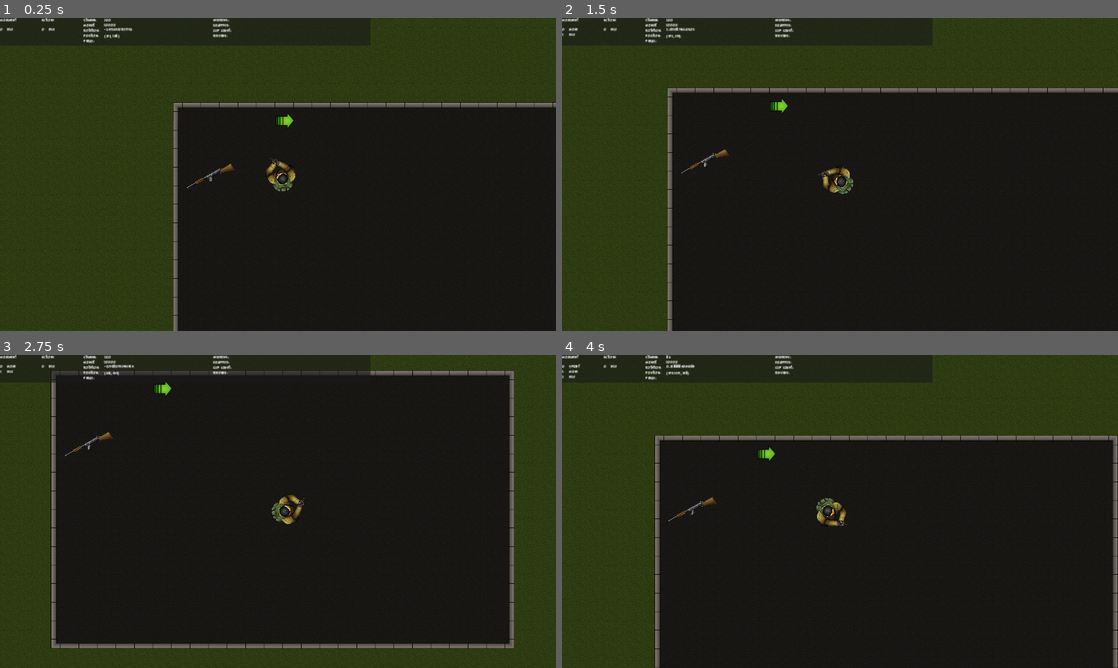
Above: before the commit, frames 1-4 (two rows, left to right).
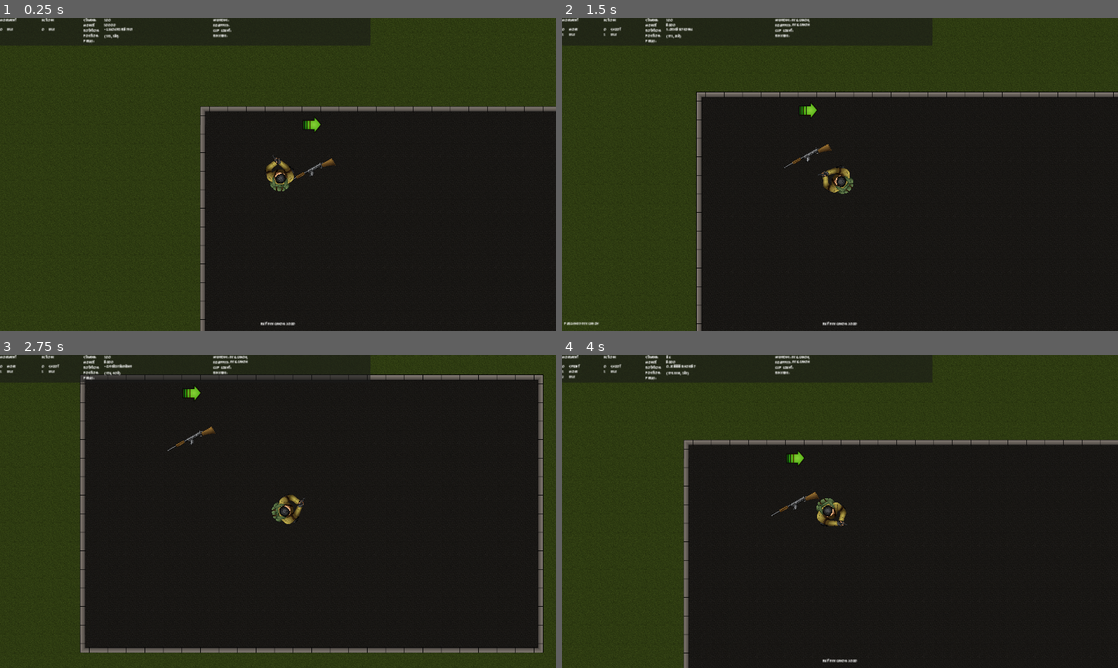
Above: after the commit, the same moments.

Repository: seffa1/ZombieGameRefactor
Game: Godot game, scene res://Main/Game.tscn
The game is run twice, just before and just after one commit, with the same random seed, the same clock (stepped at 60 frames per second) and the same inputs.
Inputs (mouse positions are in pixels of both pictures, inside the frame that each line leads up to):
- Up to frame 1 (0.25 s): no input
- Up to frame 2 (1.5 s): move the mouse to (962, 158) at 0.52 s; press the mouse at (962, 158) at 0.53 s; hold D (move_right) 0.53-1.28 s; tap F (interact) at 0.6 s; move the mouse to (728, 190) at 1.27 s; release the mouse at (728, 190) at 1.28 s; hold S (move_down) from 1.28 s (still down); click (728, 190) at 1.35 s
- Up to frame 3 (2.75 s): tap F (interact) at 1.55, 2.1 s; move the mouse to (333, 442) at 2.02 s; release S (move_down) at 2.03 s; press the mouse at (333, 442) at 2.03 s; hold D (move_right) from 2.03 s (still down)
- Up to frame 4 (4 s): move the mouse to (812, 574) at 2.77 s; release D (move_right) at 2.78 s; release the mouse at (812, 574) at 2.78 s; hold W (move_up) 2.78-3.53 s; click (812, 574) at 2.85 s; tap F (interact) at 3.05 s; move the mouse to (1006, 558) at 3.52 s; hold A (move_left) from 3.53 s (still down); hold Shift (sprint) from 3.53 s (still down); click (1006, 558) at 3.8 s

The runs differ from the first frame. In frame 1, 6.5% of the frame differs, in the area x 1-100%, y 2-100%; in frame 2, 7.5%; in frame 3, 15%, in the area x 2-98%, y 0-96%; in frame 4, 7.6%.
Error after the commit: Assertion failed: You tried to get equipped a gun when you dont have any. (res://Player/weapon_container.gd:96)

Commit message:
automatic firing not working

Diff:
--- a/Autoload/Globals.gd
+++ b/Autoload/Globals.gd
@@ -3,6 +3,11 @@
 # A reference to the player assigned in GameInitializer
 var player = null
 
-const GUN_NAMES = {
-	"DEV_CANON": "Dev Canon"
+# Stores all the information for all guns (should maybe turn this into resources?)
+# The key is what we consider the 'weapon name' and is what must match the guns that are created
+const GUN_INDEX = {
+	"DEV_CANON": {
+		"nice_name": "Dev Canon",
+		"shoot_animation": "shoot_dev_canon"
+	}
 }
--- a/Debug/player_stats.gd
+++ b/Debug/player_stats.gd
@@ -31,12 +31,10 @@
 	player_perks.text = perk_text
 
 func _on_weapon_container_player_weapons_change(weapons: Array[String]):
-	print("Updating weapon io")
 	var weapons_text = ""
 	for weapon in weapons:
 		weapons_text += weapon + ", "
 	player_weapons.text = weapons_text
 
 func _on_weapon_container_player_equipped_change(weapon_name: String):
-	print("player_equipped_change")
 	equipped.text = weapon_name
--- a/Libraries/state_machine.gd
+++ b/Libraries/state_machine.gd
@@ -23,7 +23,6 @@
 var current_state = null
 var _active = false:
 	set(value):
-		print("Settings value: " + str(value))
 		_active = value
 		set_physics_process(value)
 		set_process_input(value)
@@ -32,13 +31,11 @@
 			current_state = null
 
 func _ready():
-	print("Ready")
 	for child in get_children():
 		child.finished.connect(_change_state)
 	initialize(START_STATE)
 
 func initialize(start_state):
-	print("Initializing")
 	_active = true
 	states_stack.push_front(get_node(start_state))
 	current_state = states_stack[0]
--- a/Main/Game.tscn
+++ b/Main/Game.tscn
@@ -141,8 +141,9 @@
 purchasable_name = "Stamina Increase"
 
 [node name="WeaponBuy-DevCanon" parent="GameWorld/PurchasablesContainer" instance=ExtResource("8_ock32")]
-position = Vector2(0, 196)
+position = Vector2(255, 163)
 rotation = -0.523598
+weapon_name = "DEV_CANON"
 
 [node name="TileMap" type="TileMap" parent="GameWorld"]
 tile_set = SubResource("TileSet_oixer")
@@ -159,8 +160,8 @@
 layer_1/tile_data = PackedInt32Array(-2, 0, 0, 917502, 0, 2, 851990, 131072, 2, -65515, 65536, 0, -1, 65536, 0, -65536, …(6487 unchanged characters)…
 
 [node name="Player" parent="GameWorld" instance=ExtResource("1_kmip5")]
-position = Vector2(251, 198)
-rotation = -2.87979
+position = Vector2(151, 183)
+rotation = -0.708219
 
 [node name="Camera" type="Camera2D" parent="GameWorld"]
 position_smoothing_enabled = true
--- a/Player/Player.tscn
+++ b/Player/Player.tscn
@@ -17,13 +17,66 @@
 [ext_resource type="Texture2D" uid="uid://ctl65mm8ars0g" path="res://World/purchasables/Weapons/Pistol_01/sprites/pistol_idle/Idle_gun_000.png" id="15_jx6t7"]
 [ext_resource type="Script" path="res://Player/purchasable_detector.gd" id="16_0vxfj"]
 
+[sub_resource type="Animation" id="Animation_tvp0e"]
+length = 0.001
+tracks/0/type = "value"
+tracks/0/imported = false
+tracks/0/enabled = true
+tracks/0/path = NodePath("placeholder:modulate")
+tracks/0/interp = 1
+tracks/0/loop_wrap = true
+tracks/0/keys = {
+"times": PackedFloat32Array(0),
+"transitions": PackedFloat32Array(1),
+"update": 0,
+"values": [Color(1, 1, 1, 1)]
+}
+
+[sub_resource type="Animation" id="Animation_1lh5b"]
+resource_name = "shoot_dev_canon"
+length = 0.2
+step = 0.01
+tracks/0/type = "value"
+tracks/0/imported = false
+tracks/0/enabled = true
+tracks/0/path = NodePath("placeholder:modulate")
+tracks/0/interp = 1
+tracks/0/loop_wrap = true
+tracks/0/keys = {
+"times": PackedFloat32Array(0, 0.04, 0.16, 0.2),
+"transitions": PackedFloat32Array(1, 1, 1, 1),
+"update": 0,
+"values": [Color(1, 1, 1, 1), Color(0, 0, 0, 1), Color(0, 0, 0, 1), Color(1, 1, 1, 1)]
+}
+tracks/1/type = "method"
+tracks/1/imported = false
+tracks/1/enabled = true
+tracks/1/path = NodePath("StateMachineAction/Shoot")
+tracks/1/interp = 1
+tracks/1/loop_wrap = true
+tracks/1/keys = {
+"times": PackedFloat32Array(0.2),
+"transitions": PackedFloat32Array(1),
+"values": [{
+"args": [],
+"method": &"_on_shoot_animation_finished"
+}]
+}
+
+[sub_resource type="AnimationLibrary" id="AnimationLibrary_e50xx"]
+_data = {
+"RESET": SubResource("Animation_tvp0e"),
+"shoot_dev_canon": SubResource("Animation_1lh5b")
+}
+
 [sub_resource type="CircleShape2D" id="CircleShape2D_j0327"]
 radius = 34.0588
 
 [sub_resource type="CircleShape2D" id="CircleShape2D_nlyr0"]
-radius = 39.5601
+radius = 98.0051
 
 [node name="Player" type="CharacterBody2D"]
+self_modulate = Color(0.635294, 0.419608, 0, 1)
 z_index = 3
 collision_mask = 0
 motion_mode = 1
@@ -76,6 +129,11 @@
 [node name="WeaponContainer" type="Node2D" parent="."]
 script = ExtResource("14_qrq3y")
 
+[node name="AnimationPlayer" type="AnimationPlayer" parent="."]
+libraries = {
+"": SubResource("AnimationLibrary_e50xx")
+}
+
 [node name="placeholder" type="Sprite2D" parent="."]
 position = Vector2(1.19209e-07, 2.38419e-07)
 rotation = -1.5708
@@ -92,7 +150,7 @@
 script = ExtResource("16_0vxfj")
 
 [node name="InteractionZone" type="CollisionShape2D" parent="PurchasableDetector"]
-position = Vector2(26, 6)
+position = Vector2(21, 2)
 shape = SubResource("CircleShape2D_nlyr0")
 debug_color = Color(0.607843, 0.364706, 1, 0.419608)
 
--- a/Player/player.gd
+++ b/Player/player.gd
@@ -21,6 +21,7 @@
 # Nodes
 @onready var camera_transform = $CameraTransform
 @onready var weapon_container = $WeaponContainer
+@onready var animation_player = $AnimationPlayer
 
 # Constants
 @export var STARTING_MONEY: int = 10000
@@ -44,7 +45,6 @@
 		stamina = new_stamina
 		emit_signal("player_stamina_change", new_stamina)
 
-
 @onready var money: int = 0:
 	set(value):
 		var new_money
@@ -63,7 +63,6 @@
 func _physics_process(delta):
 	emit_signal("player_rotation_change", self.rotation)
 	emit_signal("player_position_change", self.position)
-	#emit_signal("player_money_change", money)
 
 func _ready():
 	# Call the settings to trigger change signals to update the HUD
--- a/Player/purchasable_detector.gd
+++ b/Player/purchasable_detector.gd
@@ -10,7 +10,6 @@
 func _on_area_entered(area):
 	purchasable = area
 	Events.emit_signal("update_interactable_log", area.get_interactable_message())
-	print(purchasable.get_interactable_message())
 
 func _on_area_exited(area):
 	purchasable = null
--- a/Player/states/actions/idle.gd
+++ b/Player/states/actions/idle.gd
@@ -14,4 +14,5 @@
 
 func update(delta):
 	if Input.is_action_just_pressed("shoot"):
+		print("Entering shoot, from idle")
 		emit_signal("finished", "shoot")
--- a/Player/states/actions/shoot.gd
+++ b/Player/states/actions/shoot.gd
@@ -4,44 +4,74 @@
 var weapon_object
 var fire_type
 
-
 # Initialize the state. E.g. change the animation
 func enter():
+	print("Entering shoot state")
+	# Get the gun and its fire type, the type determines how we exit the state
+	weapon_object = weapon_container.get_equipped_gun()
+	fire_type = weapon_object.fire_type
 
-	# check if we have a gun to shoot
-	if !weapon_container.has_a_gun():
-		emit_signal("finished", "previous")
-		return
-	weapon_object = weapon_container.get_equipped_gun()
-
-	# check if the gun is able to shoot
-	if !weapon_object.can_shoot():
+	# Make sure the gun can fire
+	if !_able_to_shoot():
+		print("Cant shoot in the enter function")
 		emit_signal("finished", "previous")
 		return
 
-	# get the fire type, this will determine how we exit the state
-	fire_type = weapon_object.fire_type
-
-	# shoot the gun
-	print("Shooting gun")
+	# shoot the gun and play the animation
+	print("Shooting weapon")
 	weapon_object.shoot()
 
-	# TODO - player the shoot animation
-	emit_signal("finished", "previous") # DELETE THIS - temp until we get animations
+	# Play the shoot animation specific to the given weapon
+	var animation_name = _get_animation_name(weapon_object)
 
-func update(delta):
-	return
+	# TODO - Until the fire rate is able to dynamically change the speed of the animations
+	# we have to make sure the fire rate is shorter than the animation
+	assert(owner.animation_player.get_animation(animation_name).length > weapon_object.fire_rate, "Gun fire rate is faster than the shoot animation!")
+	print("Playing animation: " + animation_name)
+	owner.animation_player.play(animation_name)
 
-func _on_animation_finished(anim_name):
+func _on_shoot_animation_finished():
 	"""
-	When the initial shooting animation is complete:
-		If single fire / burst -> go back to idle
-		If automatic:
-			if ammo == 0 -> go back to idle
-			if Input.is_action_pressed('shoot) -> shoot gun and play the animation again
+	Called by the animation player. When the shooting animation is complete.
+	Checks if we need to exit the state (single fire/burst fire) or,for an automatic gun,
+	replay the animation and stay in the shoot state
 	"""
-	return
+	print("Shoot animation finished")
+	if fire_type == "automatic":
+		print("automatic fire rate")
+		# check if shoot Input is still held and the gun is able to shoot
+		if !Input.is_action_pressed("shoot"):
+			print("Not holding shoot, exiting state")
+			emit_signal("finished", "previous")
+			return
+		if !_able_to_shoot():
+			# TODO - if the gun's fire rate is slower than the animation, then we exit state
+			# but that is not a good way to do it. The animation should change speeds to
+			# match the fire rate.
+			print("Gun cant shoot ! - exiting state")
+			emit_signal("finished", "previous")
+			return
+
+		print("Re-firing gun")
+		# re-enter the fire state
+		enter()
+	else:
+		print("Single fire weapon - Exiting state")
+		# single / burst fire weapons play one animation and go back to idle state until shoot is called again
+		emit_signal("finished", "previous")
+		return
+
+func _get_animation_name(weapon_object) -> String:
+	return Globals.GUN_INDEX[weapon_object.WEAPON_NAME]["shoot_animation"]
+
+func _able_to_shoot() -> bool:
+	if !weapon_object.can_shoot():
+		print("WEAPON CANNOT SHOOT")
+	if !weapon_container.has_a_gun():
+		print("YOU AINT GOT NO GUN")
+	return weapon_container.has_a_gun() and weapon_object.can_shoot()
 
 # Clean up the state. Reinitialize values like a timer
 func exit():
-	return
+	weapon_object = null
+	fire_type = null
--- a/Player/weapon_container.gd
+++ b/Player/weapon_container.gd
@@ -44,7 +44,7 @@
 var modifiers: Array[String] = []
 
 func add_weapon(weapon_name: String):
-	assert(Globals.GUN_NAMES.values().find(weapon_name) != -1, "You are adding a weapon name that isnt in the global GUN_NAMES list.")
+	assert(Globals.GUN_INDEX.keys().find(weapon_name) != -1, "You are adding a weapon name that isnt in the global GUN_INDEX.: " + str(weapon_name))
 
 	# The weapon buys check if we already have the same weapon before it gives it to the player.
 	# So we should never have two of the same gun.
@@ -81,7 +81,7 @@
 	# Create the correct weapon
 	var weapon_object
 	match weapon_name:
-		"Dev Canon":
+		"DEV_CANON":
 			weapon_object = dev_canon.instantiate()
 	assert(weapon_object != null, "trying to create a weapon that isnt in the match statement.")
 
--- a/World/purchasables/Weapons/Bullets/Bullet.tscn
+++ b/World/purchasables/Weapons/Bullets/Bullet.tscn
@@ -19,8 +19,13 @@
 texture = ExtResource("2_v5l5a")
 
 [node name="Lifespan" type="Timer" parent="."]
+wait_time = 3.0
+one_shot = true
+autostart = true
 
 [node name="CollisionShape2D" type="CollisionShape2D" parent="."]
 position = Vector2(-0.5, -0.499992)
 rotation = -1.5708
 shape = SubResource("CapsuleShape2D_u4y7u")
+
+[connection signal="timeout" from="Lifespan" to="." method="_on_lifespan_timeout"]
--- a/World/purchasables/Weapons/Bullets/bullet.gd
+++ b/World/purchasables/Weapons/Bullets/bullet.gd
@@ -9,6 +9,8 @@
 This class can be used as a generic bullet. If you want to make a bullet with different fx, inherit from this
 and change the fx.
 """
+
+@onready var life_span: Timer = $Lifespan
 
 # Variables
 var speed: float
@@ -22,9 +24,7 @@
 	shooter = shooter
 
 func start(position, direction, speed):
-
 	global_position = position
-	print(position)
 	rotation = direction.angle()
 	velocity = direction * speed
 
@@ -37,8 +37,14 @@
 	#print("speed: " + str(speed))
 	var collision := move_and_collide(motion_vector)
 	if collision:
+		# TODO - bullet collision fx
+
 		Events.emit_signal("damaged", collision.collider, damage, shooter)
 		die()
 
 func die() -> void:
 	queue_free()
+
+
+func _on_lifespan_timeout():
+	die()
--- a/World/purchasables/Weapons/DevCanon/DevCanon.tscn
+++ b/World/purchasables/Weapons/DevCanon/DevCanon.tscn
@@ -4,10 +4,12 @@
 [ext_resource type="PackedScene" uid="uid://cn7t7mkilellv" path="res://World/purchasables/Weapons/Bullets/Bullet.tscn" id="2_8obux"]
 
 [node name="DevCanon" instance=ExtResource("1_o7y46")]
-GUN_NAME = "Dev Canon"
+WEAPON_NAME = "DEV_CANON"
 fire_type = "automatic"
 bullet = ExtResource("2_8obux")
-clip_size = 10000
+fire_rate = 0.1
+clip_size = 100000
+total_bullet_count = 500000
 
 [node name="MuzzlePosition" parent="." index="0"]
 position = Vector2(200, 2.08165e-12)
--- a/World/purchasables/Weapons/gun.gd
+++ b/World/purchasables/Weapons/gun.gd
@@ -15,7 +15,7 @@
 """
 
 # Exports
-@export var GUN_NAME: String
+@export var WEAPON_NAME: String  # Must be in Globals.GUN_INDEX as a key
 @export_enum("Base:1", "First Upgrade:2", "Second Upgrade:3") var weapon_level: int # 'pack-a-punch' level
 @export_enum("single_fire", "automatic", "burst") var fire_type: String  # affects how the shoot state is exited
 @export var bullet: PackedScene
@@ -39,7 +39,7 @@
 
 func _ready():
 	assert(fire_type != "", "Gun doesnt have a fire type selected.")
-	assert(GUN_NAME != "", "Gun doesnt have a name set.")
+	assert(WEAPON_NAME != "", "Gun doesnt have a name set.: " + WEAPON_NAME)
 	assert(bullet, "Bullet not assigned for gun.")
 
 	bullets_in_clip = clip_size
@@ -51,6 +51,7 @@
 	the state will dictate the animations.
 	"""
 
+	# we can ignore spread
 	if bullets_per_fire == 1:
 		var bullet_direction = Vector2(1,0).rotated(global_rotation)
 		var spawn_position = muzzle_position.global_position
@@ -59,14 +60,14 @@
 		ObjectRegistry.register_projectile(bullet_instance)
 		bullet_instance.init(bullet_damage, owner)
 		bullet_instance.start(spawn_position, bullet_direction, bullet_speed)
+
 		fire_timer.start(fire_rate)
-
 		bullets_in_clip -= 1
 
+	# we cannot ignore spread ( like a shot gun )
 	else:
 		for i in bullets_per_fire:
 			# TODO - use bullet spread to alter bullet direction in bullet init function
-			# Then do the code above in the single fire block
 			print("Shooting " + str(i) + " bullet")
 
 func set_gun_level(weapon_level: int) -> void:
@@ -80,8 +81,10 @@
 	Called by the player's shoot state to check if it should shoot.
 	"""
 	if !fire_timer.is_stopped():
+		print("FIRE ON COOL DOWN")
 		return false
 	if bullets_in_clip == 0:
+		print("GUN OUT OF BULLETS")
 		# TODO - play empty gun sound effect
 		return false
 	return true
--- a/World/purchasables/Weapons/weapon_buy.gd
+++ b/World/purchasables/Weapons/weapon_buy.gd
@@ -2,7 +2,7 @@
 
 """
 Generic Weapon buy used by all weapons. To use, inherit from this class,
-enter a valid weapon_name, cost, and Purchaseable Name. See Globals.GUN_NAMES for
+enter a valid weapon_name, cost, and Purchaseable Name. See Globals.GUN_INDEX for
 a list of valid gun names.
 
 Make the sub-resources unique and adjust the interactionZone size to fit the weapon.
Not shown: 1 places in Player/Player.tscn that only renumber resources
